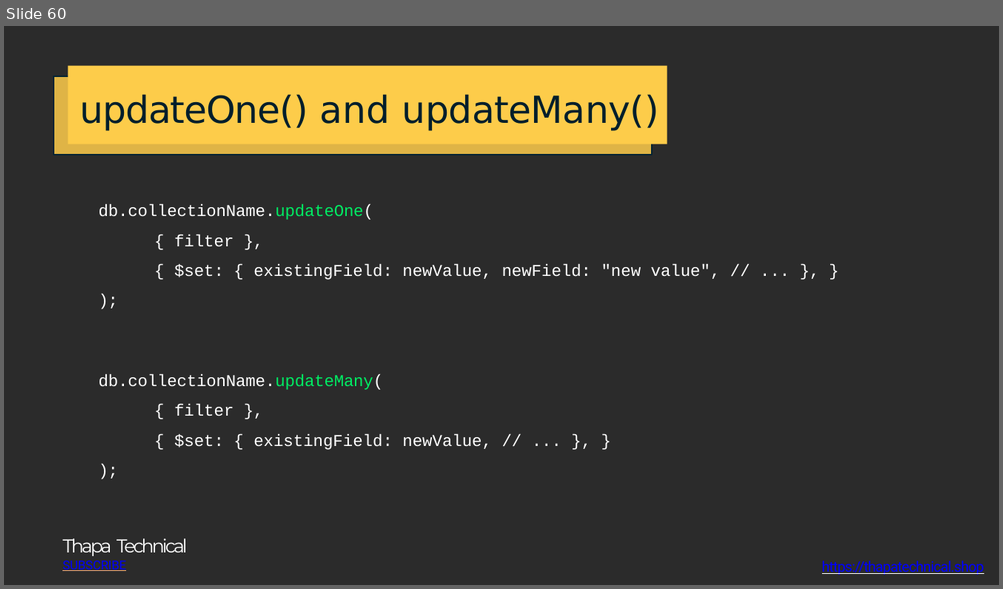
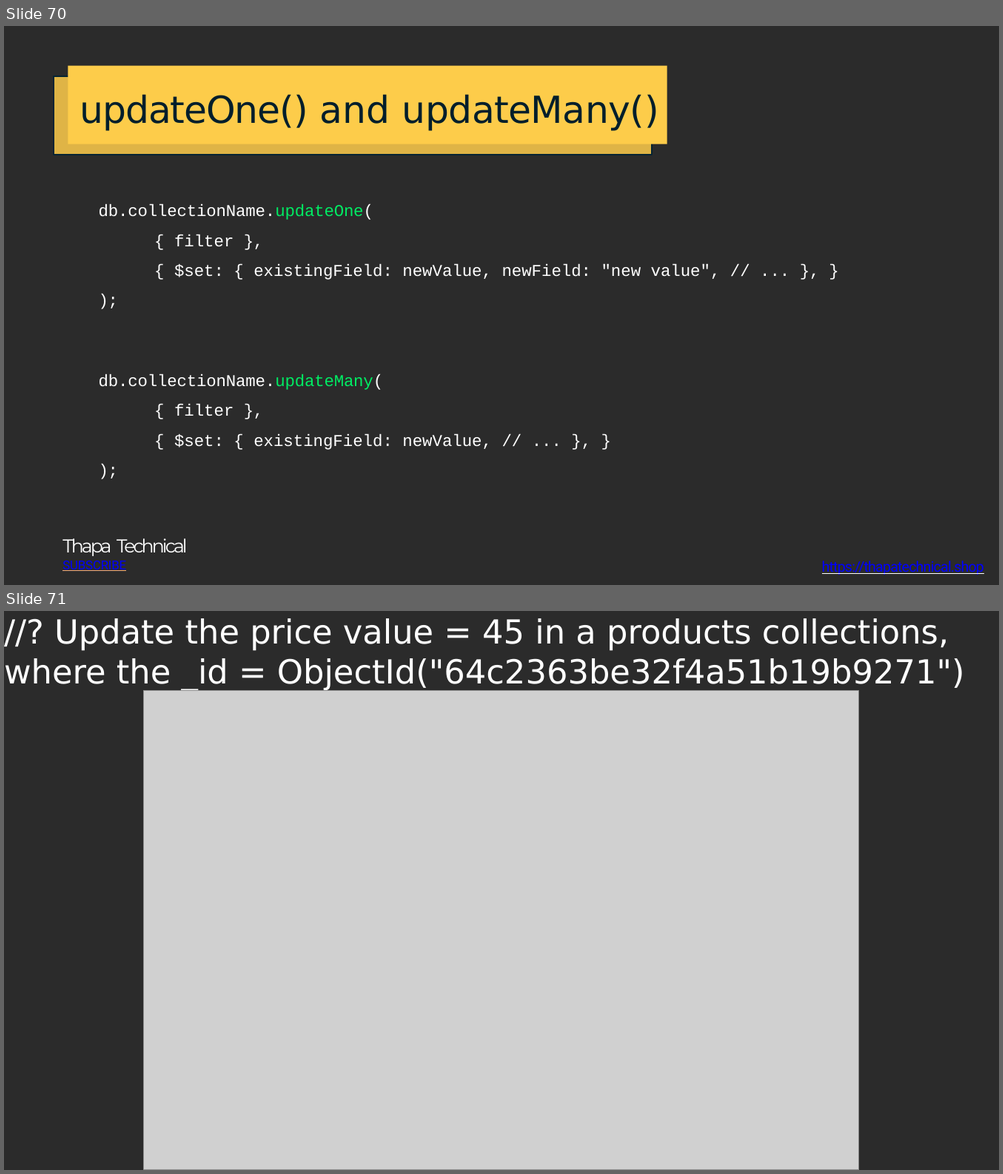
Before and after one commit to NehaTiwari2000/DBMS, a slide deck: MongoDB Commnads/MongoDB Course Neha.pptx. Shown one above the other, each under a label of ours: slide 60 before the commit, slides 70 and 71 after it. The pictures are 1003x589 and 1003x1174 pixels, drawn with LibreOffice and Linux fonts; fonts in the diff are those of the drawing; grey boxes stand for pictures; background and template pictures are left out; a plain dark background stands for a picture behind light text. Boxes give left, top, right and bottom in pixels: in the first picture for what was removed or moved away, otherwise in the second. Text is boxed around its words. In the diff, an @@ line names an element or a change of style, - is before the commit and + after.

```diff
--- a/MongoDB Commnads/MongoDB Course Neha.pptx
+++ b/MongoDB Commnads/MongoDB Course Neha.pptx
@@ slide 71 added at <box>4,611,999,1170</box>, background picture (left out) @@
@@ title added at <box>4,618,965,691</box>, 32 pt, text #FFFFFF @@
+//? Update the price value = 45 in a products collections, where the _id = ObjectId("64c2363be32f4a51b19b9271")
@@ picture added at <box>145,691,859,1170</box> @@
@@ what was slide 60 is now slide 70 @@
```
Also in this commit, not shown: 13 slides changed, 18 other slides added, 2 other files.
